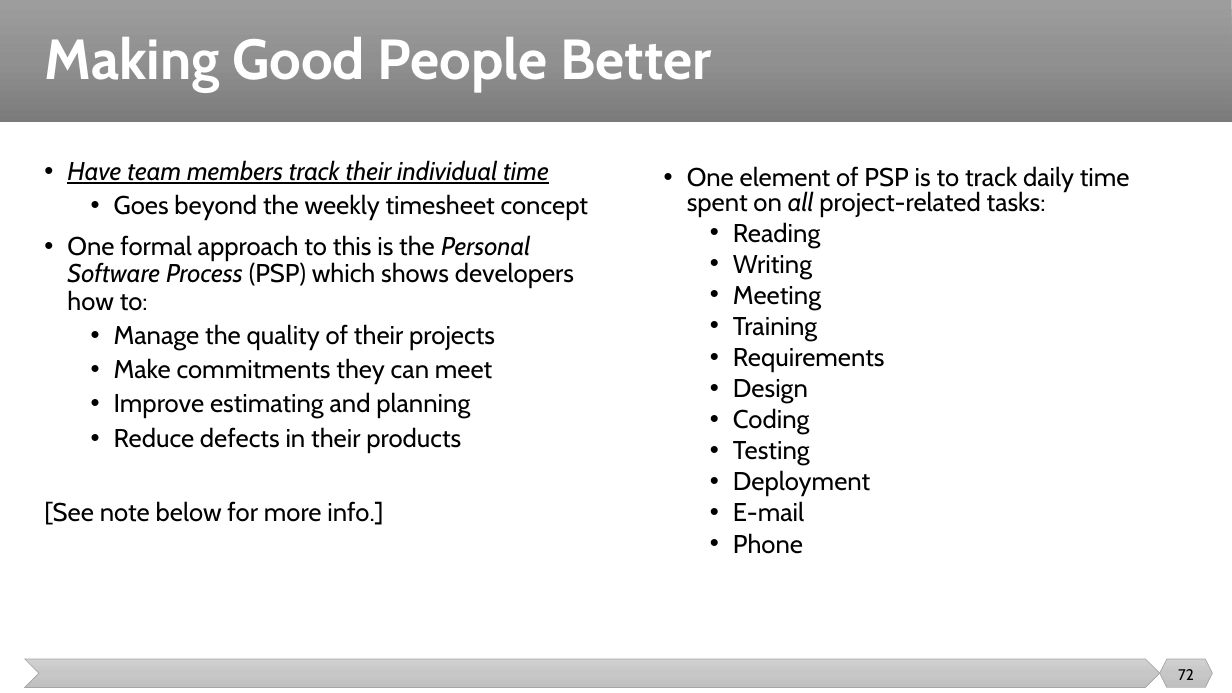
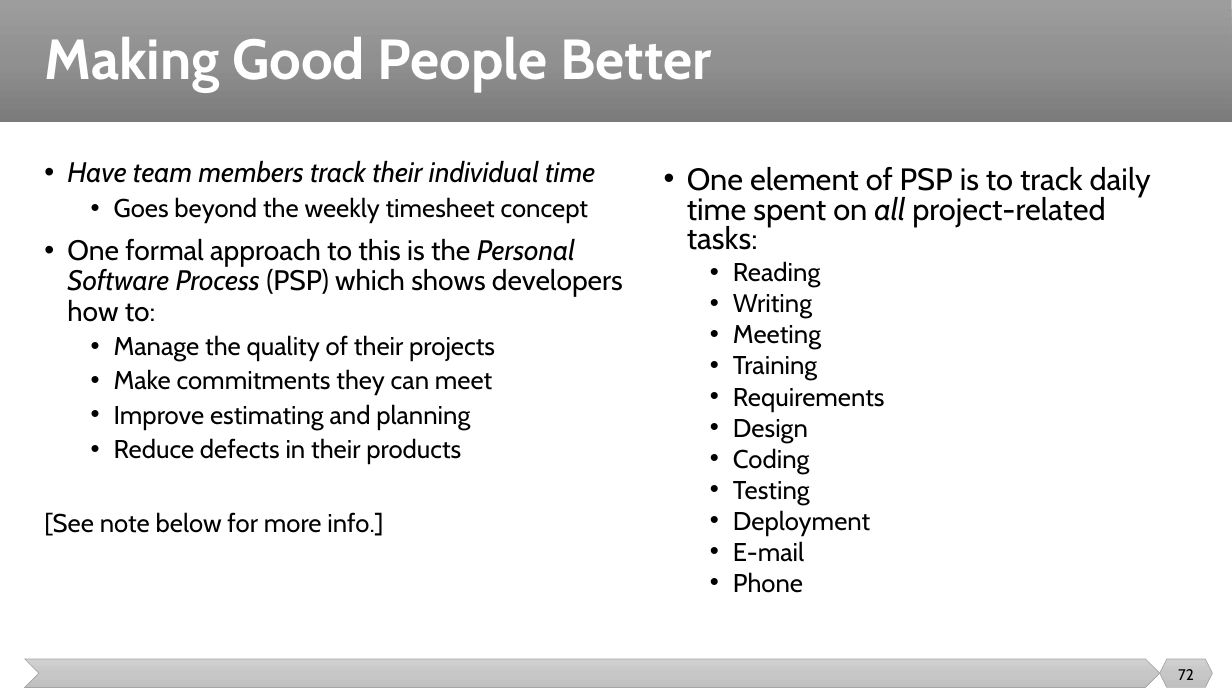
Before and after one commit to malenezi/malenezi, a slide deck: slide 72 of SE423/Lectures/3-Team/Team.pptx. Drawn at 1232x693 pixels with LibreOffice and Linux fonts; fonts in the diff are those of the drawing. Boxes give left, top, right and bottom in pixels: in the first picture for what was removed or moved away, otherwise in the second. Text is boxed around its words. In the diff, an @@ line names an element or a change of style, - is before the commit and + after.

```diff
--- a/SE423/Lectures/3-Team/Team.pptx
+++ b/SE423/Lectures/3-Team/Team.pptx
@@ text at box(67, 160, 623, 322): size 20 to 22 pt in "Have team members track their individual time", "One formal approach to this is the ..."; underline off in "Have team members track their individual time" @@
@@ text at box(687, 167, 1151, 250): size 20 to 24 pt in "One element of PSP is to track ..." @@
```
Also in this commit, not shown: 7 other slides changed.
